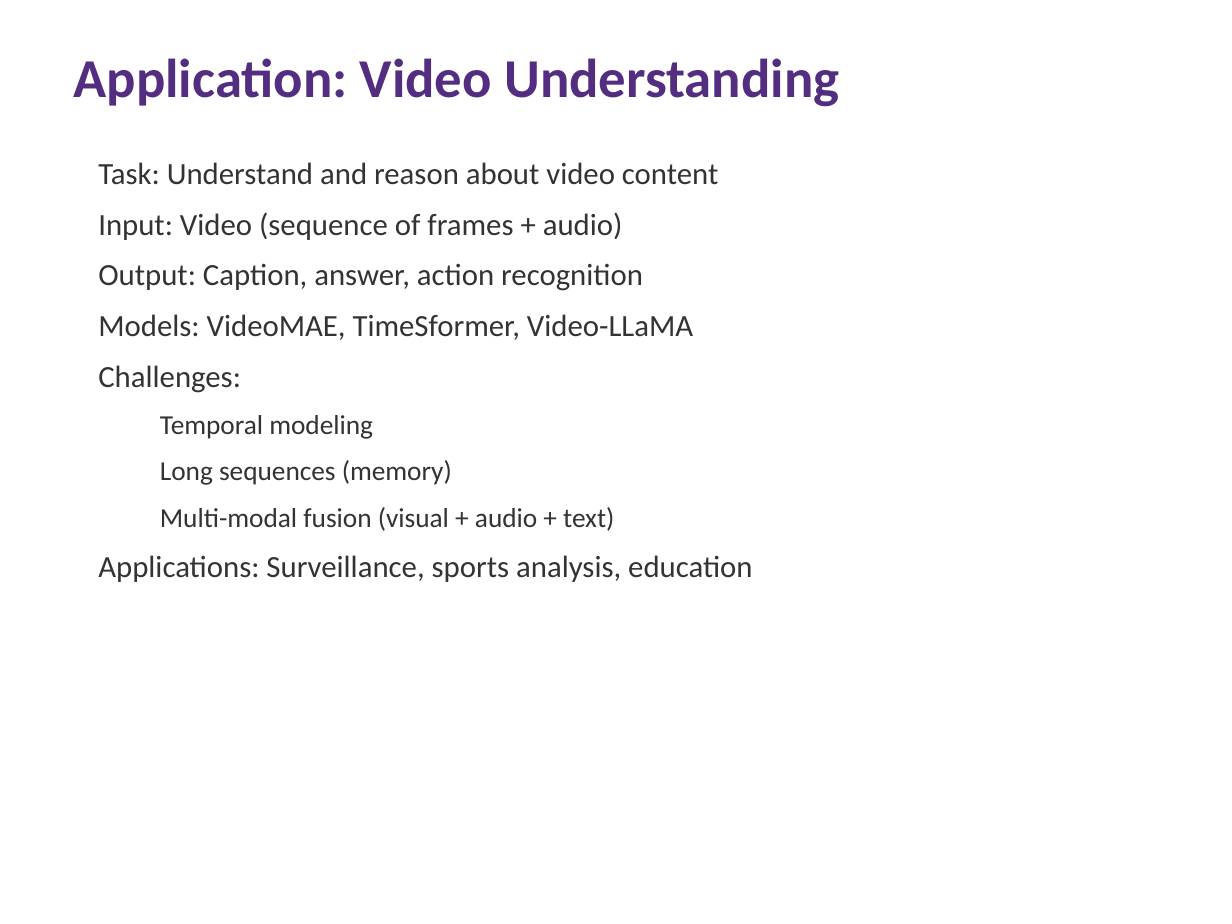
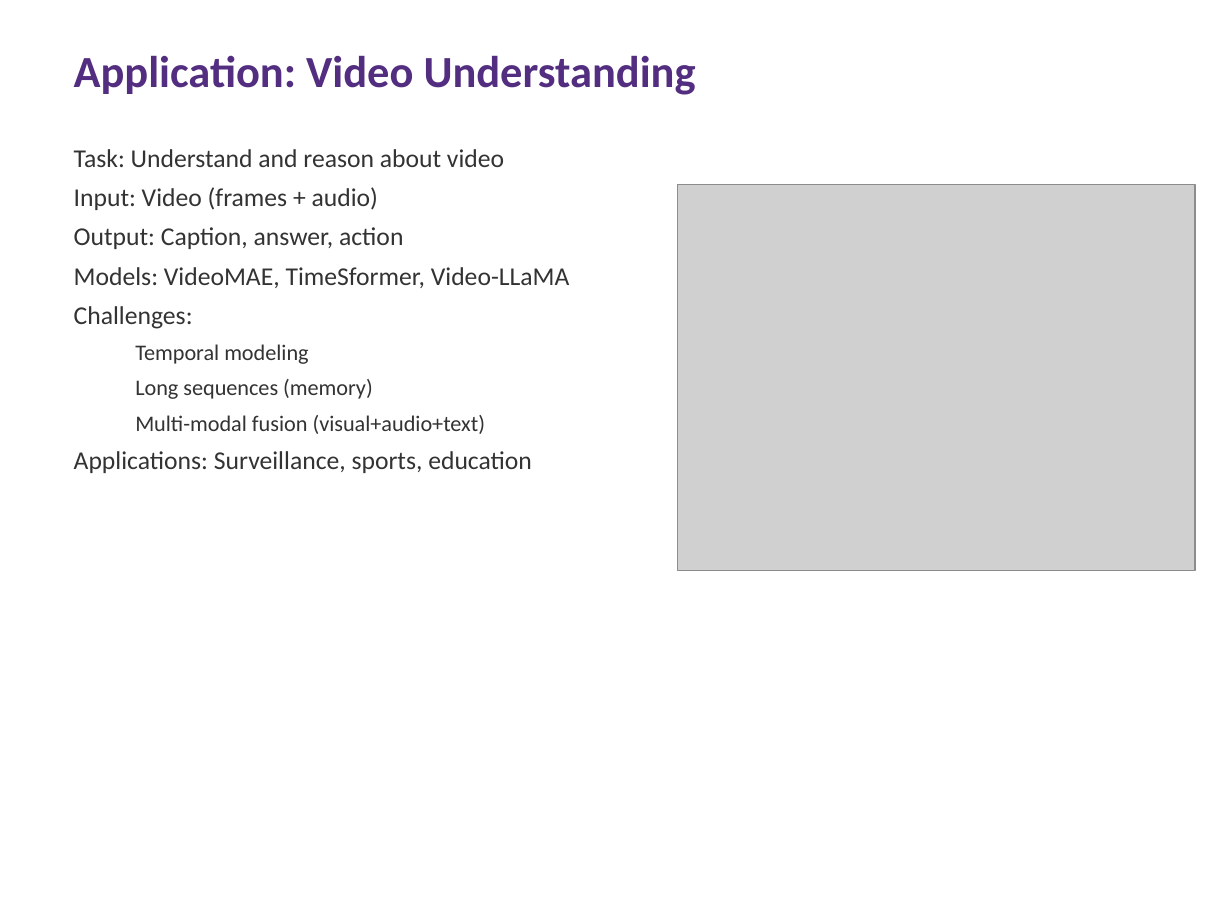
Before and after one commit to ai4he/experiments, a slide deck: slide 73 of Multimodal_LLM_Lecture.pptx. Drawn at 1232x924 pixels with LibreOffice and Linux fonts; fonts in the diff are those of the drawing; grey boxes stand for pictures. Boxes give left, top, right and bottom in pixels: in the first picture for what was removed or moved away, otherwise in the second. Text is boxed around its words. In the diff, an @@ line names an element or a change of style, - is before the commit and + after.

```diff
--- a/Multimodal_LLM_Lecture.pptx
+++ b/Multimodal_LLM_Lecture.pptx
@@ text "Application: Video Understanding" at box(74, 55, 696, 95): size 32 to 26 pt @@
@@ text "Task: Understand and reason about ...": place and size @@
-text "Task: Understand and reason about ..." at box(98, 162, 752, 582)
+text "Task: Understand and reason about ..." at box(74, 149, 570, 473)
@@ text at box(74, 149, 504, 249): text changed; size 18 to 15 pt @@
-Task: Understand and reason about video content
-Input: Video (sequence of frames + audio)
-Output: Caption, answer, action recognition
+Task: Understand and reason about video
+Input: Video (frames + audio)
+Output: Caption, answer, action
@@ picture added at box(678, 185, 1195, 570) @@
@@ text at box(74, 267, 570, 399): size 18 to 15 pt in "Models: VideoMAE, TimeSformer, Video-LLaMA", "Challenges:"; size 16 to 13 pt in "Temporal modeling", "Long sequences (memory)"; less space between paragraphs @@
@@ text at box(74, 415, 532, 473): text changed; size 18 to 15 pt @@
-  Multi-modal fusion (visual + audio + text)
-Applications: Surveillance, sports analysis, education
+  Multi-modal fusion (visual+audio+text)
+Applications: Surveillance, sports, education
```
Also in this commit, not shown: 77 other slides changed, 2 other files.
